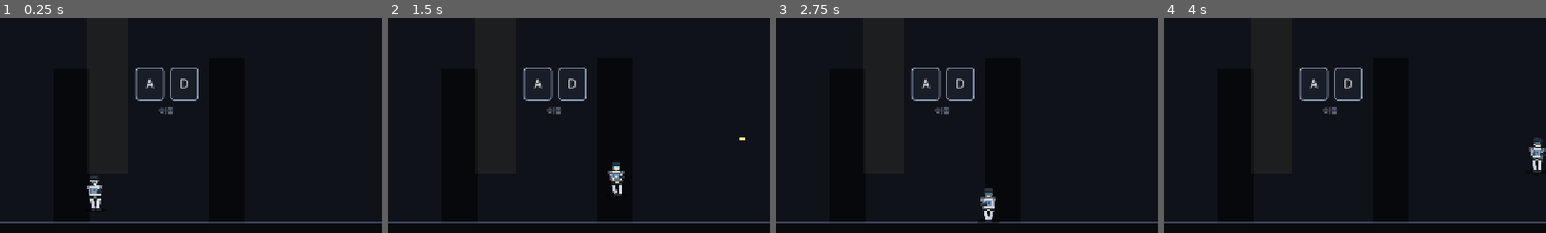
Above: before the commit, frames 1-4 (left to right).
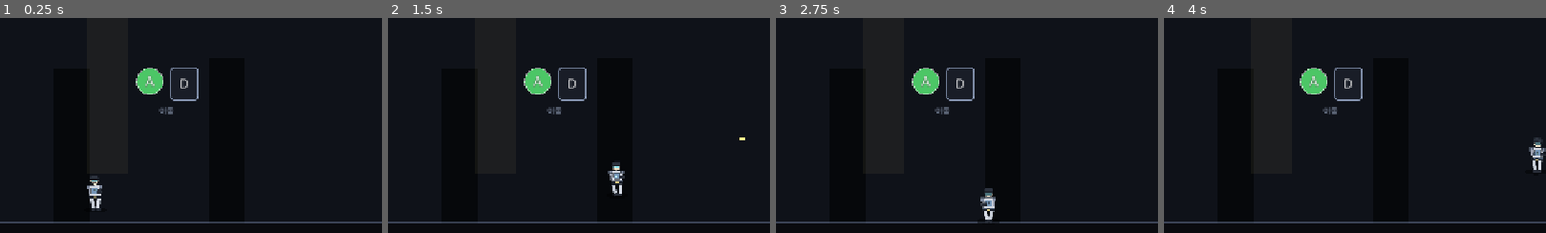
Above: after the commit, the same moments.

Repository: soomin007/EyesOnYou
Game: Godot game, scene res://scenes/tutorial.tscn
Same seed, same stepped clock (60 frames per second), same inputs: the game is played once before the commit and once after it. This scene is started directly instead of the project's main scene.
Inputs (mouse positions are % of the whole screen's width and height, from its top left):
- Up to frame 1 (0.25 s): no input
- Up to frame 2 (1.5 s): tap Enter (ui_accept) at 0.5, 1.25 s; move the mouse to (72, 45) at 0.52 s; hold J (attack) 0.53-1.28 s; hold D (move_right) from 0.53 s (still down); click (72, 45) at 0.67 s; tap W (jump) at 0.77 s; move the mouse to (30, 55) at 1.27 s; tap Shift (dash) at 1.35 s
- Up to frame 3 (2.75 s): tap W (jump) at 1.52 s; move the mouse to (60, 28) at 2.02 s; release D (move_right) at 2.03 s; hold A (move_left) from 2.03 s (still down); tap E at 2.1 s
- Up to frame 4 (4 s): move the mouse to (45, 70) at 2.77 s; release A (move_left) at 2.78 s; hold D (move_right) from 2.78 s (still down); tap Space at 2.85 s; click (45, 70) at 2.92 s; tap W (jump) at 3.02, 3.77 s; move the mouse to (80, 65) at 3.52 s; tap K at 3.6 s
The pictures show only the part of the screen within x 0-50%, y 25-75%; the shares and areas given below are measured in that part.

The runs differ from the first frame. In frame 1, 1.0% of the frame differs, in the area x 35-44%, y 23-39%; in frame 2, 1.0%; in frame 3, 1.0%; in frame 4, 1.0%.

Commit message:
fix: 이스터에그 started 플래그·튜토리얼 더미 페이드·패드 둥근 키캡·방어막 톤다운·결말C 디버그 강화
이스터에그 문서 (사용자: "[A] 인사팀 온보까지만 보이다 지워졌다 다시 써짐"):
- started 플래그 도입. 페이드인(0.7s) 동안 _process가 자동 진행하면서 line 1/2의
  modulate.a를 1.0으로 올려놓아 미리 visible되던 버그 차단.
- _start_typing 콜백이 비로소 started=true로 바꿔 typing 시작.

튜토리얼 더미 spawn/despawn (사용자: "슈슉 날아오는 느낌"):
- _ready에서 visual.modulate.a 0→1 페이드인 0.3s.
- take_damage death 시 self.modulate.a 1→0 페이드아웃 0.2s 후 queue_free.

패드 키캡 둥근 Xbox 버튼 (사용자: "패드는 패드에 맞춰서 동그란 버튼"):
- _make_keycap이 A/B/X/Y/LB/RB/LT/RT/START/BACK/D-Pad ←→↑↓ 텍스트면
  _make_xbox_button으로 분기 — Polygon2D 동그라미(반지름 22) + 외곽선 +
  Xbox 표준 색(A 녹/B 적/X 청/Y 황, 그 외 회색).
- 키보드/마우스/숫자/긴 라벨은 기존 사각 PanelContainer 유지.

방어막 인디케이터 (사용자: "충전 중 안 보임, 완료 시 연한 색"):
- 충전 중: modulate.a = 0 (완전 invisible).
- 완료: pulse 0.40~0.50 (이전 0.85~1.00). scale 펄스 폭도 ±0.06으로 축소.

결말 C followup 디버그 강화 (사용자: "여전히 안 나옴"):
- _pick_choice에 print "[Ending] _pick_choice asked=... / lines.size()=...".
- 이전 choice 버튼 명시 queue_free.
- Stall watchdog 2.0s → 0.6s.

Co-Authored-By: Claude Opus 4.7 (1M context) <noreply@anthropic.com>

Diff:
--- a/scripts/ArcturusDocumentOverlay.gd
+++ b/scripts/ArcturusDocumentOverlay.gd
@@ -43,6 +43,10 @@
 const READ_LOCKOUT: float = 0.7
 const SCROLL_STEP: float = 200.0
 var close_hint_label: Label = null
+# 페이드인 중 _process가 자동 진행해 line 1/2가 미리 visible되던 버그(사용자:
+# "[A] 인사팀 온보까지만 보이다가 지워졌다 다시 써짐") 차단. _start_typing이
+# 콜백으로 호출될 때 비로소 typing 시작.
+var started: bool = false
 
 func _ready() -> void:
 	process_mode = Node.PROCESS_MODE_ALWAYS
@@ -134,6 +138,7 @@
 	return LINE_HEIGHT_BODY
 
 func _start_typing() -> void:
+	started = true
 	current_line = 0
 	revealed = 0
 	t = 0.0
@@ -146,6 +151,9 @@
 		return
 	# 종이 부드럽게 스크롤 (현재 줄을 화면 중앙 ~40%에 위치)
 	paper.position.y = lerp(paper.position.y, paper_target_y, SCROLL_LERP)
+	# 페이드인 중엔 typing 진행 X — _start_typing 콜백이 started=true로 바꿔야 시작.
+	if not started:
+		return
 	# 다 읽고 나면 자동 진행 멈추고 사용자 스크롤 + 확인 키 대기.
 	if reading_done:
 		if read_lockout_t > 0.0:
--- a/scripts/Ending.gd
+++ b/scripts/Ending.gd
@@ -160,11 +160,12 @@
 func _process(delta: float) -> void:
 	if input_lockout_t > 0.0:
 		input_lockout_t -= delta
-	# Stall watchdog — typing이 시작되지 않으면 2s 후 첫 줄 강제 표시.
+	# Stall watchdog — typing이 시작되지 않으면 짧은 시간 후 강제 표시.
+	# 매 _start_line에서 reset되므로 모든 라인에 대해 보호 작동.
 	if not sequence_complete and not waiting_choice and lines.size() > 0 and revealed == 0 and not typing_done:
 		stall_watchdog_t += delta
-		if stall_watchdog_t > 2.0:
-			push_warning("[Ending] stall watchdog 발동 — _process가 typing을 시작 못 함, 강제 표시")
+		if stall_watchdog_t > 0.6:
+			push_warning("[Ending] stall watchdog 발동 line_idx=%d/%d" % [line_idx, lines.size()])
 			var line: Dictionary = lines[line_idx] if line_idx < lines.size() else {}
 			var full: String = str(line.get("text", ""))
 			var prefix: String = "VEIL  —  " if str(line.get("speaker", "")) == "VEIL" else ""
@@ -172,7 +173,8 @@
 			revealed = full.length()
 			typing_done = true
 			silent_timer = 0.0
-			stall_watchdog_t = -999.0  # 한 번만
+			# 한 라인만 보호 (stall이 잡힌 라인). 다음 _start_line이 다시 0으로 reset.
+			stall_watchdog_t = -999.0
 	# 시퀀스 완료 후엔 SPACE 누른 시간 누적 → 3초 채우면 타이틀로.
 	if sequence_complete:
 		if Input.is_action_pressed("jump") or Input.is_action_pressed("ui_skip"):
@@ -238,11 +240,22 @@
 	GameState.arm_focus_with_delay(self, b1)
 
 func _pick_choice(asked: bool) -> void:
+	print("[Ending] _pick_choice asked=%s" % str(asked))
 	waiting_choice = false
 	choice_box.visible = false
+	# 이전 choice 버튼 명시 정리 — 잔재 노드가 layout에 영향 주는 일 차단.
+	for c in choice_box.get_children():
+		c.queue_free()
 	var explored_lore: bool = GameState.hidden_visit_count > 0 or GameState.visited_arcturus
 	lines = EndingResolver.get_ending_c_followup(asked, explored_lore)
+	print("[Ending] followup lines.size()=%d" % lines.size())
 	line_idx = 0
+	# typing 상태 변수 다시 정렬 — _start_line이 처리하지만 명시.
+	revealed = 0
+	t = 0.0
+	typing_done = false
+	silent_timer = 0.0
+	stall_watchdog_t = 0.0
 	_start_line()
 
 func _on_sequence_done() -> void:
--- a/scripts/Player.gd
+++ b/scripts/Player.gd
@@ -141,20 +141,18 @@
 	if barrier_indicator != null:
 		barrier_indicator.visible = true
 	if barrier_ready:
-		# 충전 완료 — 푸른빛 펄스(alpha + scale)로 강한 신호.
+		# 충전 완료 — 사용자 피드백: 충전 중 색 정도로 연하게. 펄스 폭도 작게.
 		if barrier_indicator != null:
-			var pulse: float = 0.85 + 0.15 * sin(Time.get_ticks_msec() * 0.005)
+			var pulse: float = 0.40 + 0.10 * sin(Time.get_ticks_msec() * 0.004)
 			barrier_indicator.modulate.a = pulse
-			var s: float = 1.0 + 0.15 * sin(Time.get_ticks_msec() * 0.006)
+			var s: float = 1.0 + 0.06 * sin(Time.get_ticks_msec() * 0.005)
 			barrier_indicator.scale = Vector2(s, s)
 		return
-	# 충전 진행
+	# 충전 진행 — 사용자 피드백: 충전 중에는 안 보임.
 	var charge_max: float = BARRIER_CHARGE_T2 if GameState.get_skill_tier("barrier") >= 2 else BARRIER_CHARGE_T1
 	barrier_charge_t += delta
-	# 충전 비율에 따라 alpha 변화 (0.25 → 0.75) + scale 1.0 유지.
 	if barrier_indicator != null:
-		var ratio: float = clamp(barrier_charge_t / charge_max, 0.0, 1.0)
-		barrier_indicator.modulate.a = lerp(0.25, 0.75, ratio)
+		barrier_indicator.modulate.a = 0.0
 		barrier_indicator.scale = Vector2(1.0, 1.0)
 	if barrier_charge_t >= charge_max:
 		barrier_ready = true
--- a/scripts/Tutorial.gd
+++ b/scripts/Tutorial.gd
@@ -413,6 +413,10 @@
 	return holder
 
 func _make_keycap(text: String) -> Control:
+	# Xbox 패드 키 (A/B/X/Y/LB/RB/D-Pad/START)는 동그란 컬러 버튼으로.
+	var pad_col: Variant = _xbox_button_color(text)
+	if pad_col != null:
+		return _make_xbox_button(text, pad_col)
 	var box := PanelContainer.new()
 	box.custom_minimum_size = Vector2(48, 48)
 	var sb := StyleBoxFlat.new()
@@ -435,6 +439,55 @@
 	l.vertical_alignment = VERTICAL_ALIGNMENT_CENTER
 	box.add_child(l)
 	return box
+
+# Xbox 패드 버튼 색 매핑. null이면 키보드/마우스 키캡으로 처리.
+func _xbox_button_color(text: String) -> Variant:
+	match text:
+		"A": return Color(0.30, 0.78, 0.40)   # 녹색
+		"B": return Color(0.88, 0.32, 0.32)   # 빨강
+		"X": return Color(0.30, 0.55, 0.92)   # 파랑
+		"Y": return Color(0.95, 0.80, 0.30)   # 노랑
+		"LB", "RB", "LT", "RT": return Color(0.50, 0.50, 0.55)
+		"START", "BACK": return Color(0.45, 0.45, 0.50)
+		"←", "→", "↑", "↓": return Color(0.42, 0.42, 0.48)
+	return null
+
+func _make_xbox_button(text: String, color: Color) -> Control:
+	var holder := Control.new()
+	holder.custom_minimum_size = Vector2(48, 48)
+	# 동그란 채움
+	var bg := Polygon2D.new()
+	bg.color = color
+	var radius: float = 22.0
+	var center := Vector2(24.0, 24.0)
+	var pts: PackedVector2Array = []
+	var n: int = 32
+	for i in n + 1:
+		var a: float = float(i) * TAU / float(n)
+		pts.append(center + Vector2(cos(a) * radius, sin(a) * radius))
+	bg.polygon = pts
+	holder.add_child(bg)
+	# 외곽선 (반사광 느낌)
+	var outline := Line2D.new()
+	outline.points = pts
+	outline.width = 2.0
+	outline.default_color = Color(1.0, 1.0, 1.0, 0.50)
+	outline.closed = true
+	holder.add_child(outline)
+	# 글자
+	var l := Label.new()
+	l.text = text
+	var fs: int = 24 if text.length() <= 1 else (18 if text.length() <= 2 else 14)
+	l.add_theme_font_size_override("font_size", fs)
+	l.add_theme_color_override("font_color", Color(0.98, 0.98, 0.98))
+	l.add_theme_color_override("font_outline_color", Color(0, 0, 0, 0.85))
+	l.add_theme_constant_override("outline_size", 3)
+	l.position = Vector2(0, 0)
+	l.size = Vector2(48, 48)
+	l.horizontal_alignment = HORIZONTAL_ALIGNMENT_CENTER
+	l.vertical_alignment = VERTICAL_ALIGNMENT_CENTER
+	holder.add_child(l)
+	return holder
 
 func _build_hud() -> void:
 	var hud := CanvasLayer.new()
--- a/scripts/TutorialDummy.gd
+++ b/scripts/TutorialDummy.gd
@@ -23,7 +23,7 @@
 	col.position = Vector2(0, -20.0)
 	add_child(col)
 	visual = CharacterArt.build_tutorial_dummy(self)
-	# 스킬 전용 더미는 시각적으로 구분 — 약간 주황 + 외곽 광택. "다른 종류"라는 단서.
+	# 스킬 전용 더미는 시각적으로 구분 — 약간 주황 + 외곽 광택.
 	if skill_only and visual != null:
 		visual.modulate = Color(1.25, 0.85, 0.55)
 		var ring := ColorRect.new()
@@ -31,6 +31,12 @@
 		ring.position = Vector2(-22.0, -52.0)
 		ring.size = Vector2(44.0, 4.0)
 		add_child(ring)
+	# 사용자 피드백: 슈슉 날아오는 느낌 → 부드러운 페이드인으로 등장.
+	if visual != null:
+		var orig_alpha: float = visual.modulate.a
+		visual.modulate.a = 0.0
+		var tw := visual.create_tween()
+		tw.tween_property(visual, "modulate:a", orig_alpha, 0.3)
 
 func take_damage(amount: int, from_dir: int = 0) -> void:
 	if dead:
@@ -47,4 +53,7 @@
 	if hp <= 0:
 		dead = true
 		emit_signal("killed", global_position)
-		queue_free()
+		# 슈슉 사라지는 느낌 대신 짧은 페이드아웃 후 free.
+		var tw_out := create_tween()
+		tw_out.tween_property(self, "modulate:a", 0.0, 0.2)
+		tw_out.tween_callback(queue_free)
